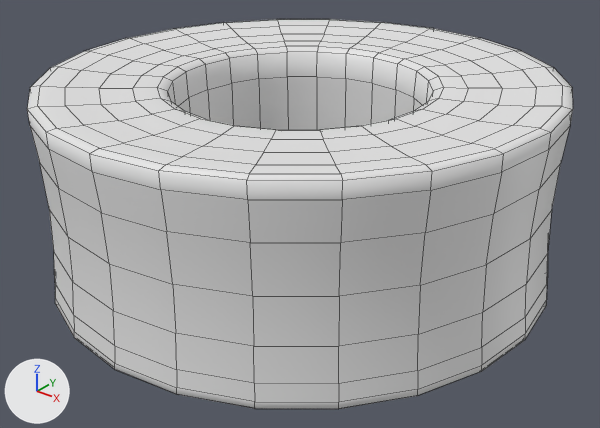
A saved change to the FBX model Assets/Models/tape.fbx.
Both versions are drawn from a camera (50 mm lens) standing at (0.733, -0.901, 0.664) and looking at (0.014, -0.002, 0.107). Every picture has the same lights, and +X, +Y and +Z are marked at lower left. Mesh edges are drawn as thin lines.

The scene before the commit, as lines of its bpy script (objects in view):
```python
me_torus = bpy.data.meshes.new('Torus')
me_torus.from_pydata(...)  # 528 vertices, 528 faces; spans x -0.388..0.384, y -0.365..0.407, z 0.013..0.319
ob_torus = bpy.data.objects.new('Torus', me_torus)
ob_torus.location = (0.0, 0.0, 0.0)
```
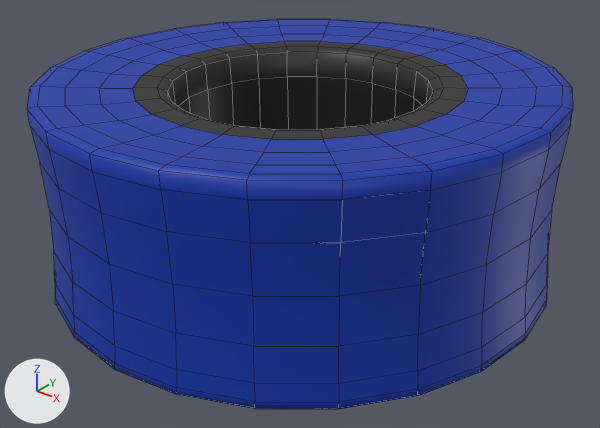
The change in detail:
Material 'TapeBlack' (mat_tapeblack) is new.
Its base color is (0.0179, 0.0179, 0.0179) (black #242424).
Material 'TapeBlue' (mat_tapeblue) is new.
Its base color is (0.0, 0.0342, 0.408) (blue #0034ab).
me_torus has 528 vertices, 528 faces and spans x -0.388..0.384, y -0.365..0.407, z 0.013..0.319.
me_torus is used by ob_torus; location (0.0, 0.0, 0.0).
me_torus part 1: 168 of the faces centred in x -0.225..0.216, y -0.2..0.242, z 0.021..0.309 switch from no material to mat_tapeblack (black #242424).
me_torus part 2: 360 of the faces centred in x -0.382..0.377, y -0.358..0.4, z 0.013..0.318 switch from no material to mat_tapeblue (blue #0034ab).

Location of each change, (x1, y1, x2, y2) in pixels of the pictures (600 x 428 px):
part 1 of me_torus, recoloured (white to black): (133, 42, 468, 139) in both
part 2 of me_torus, recoloured (grey to blue): (27, 19, 573, 409) in both
